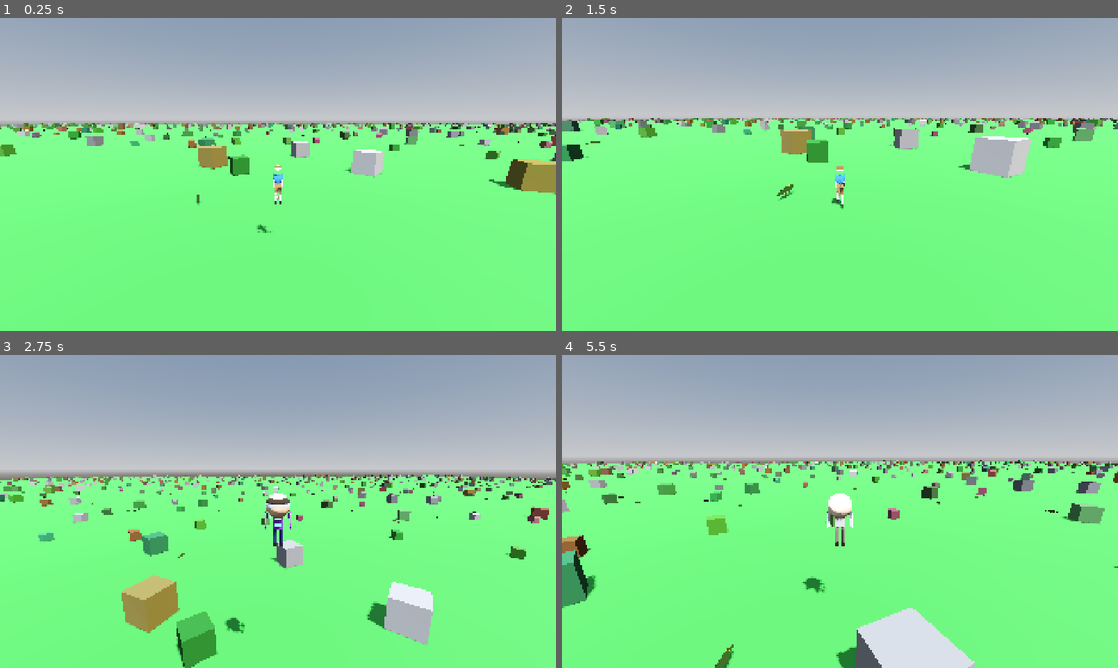
Above: before the commit, frames 1-4 (two rows, left to right).
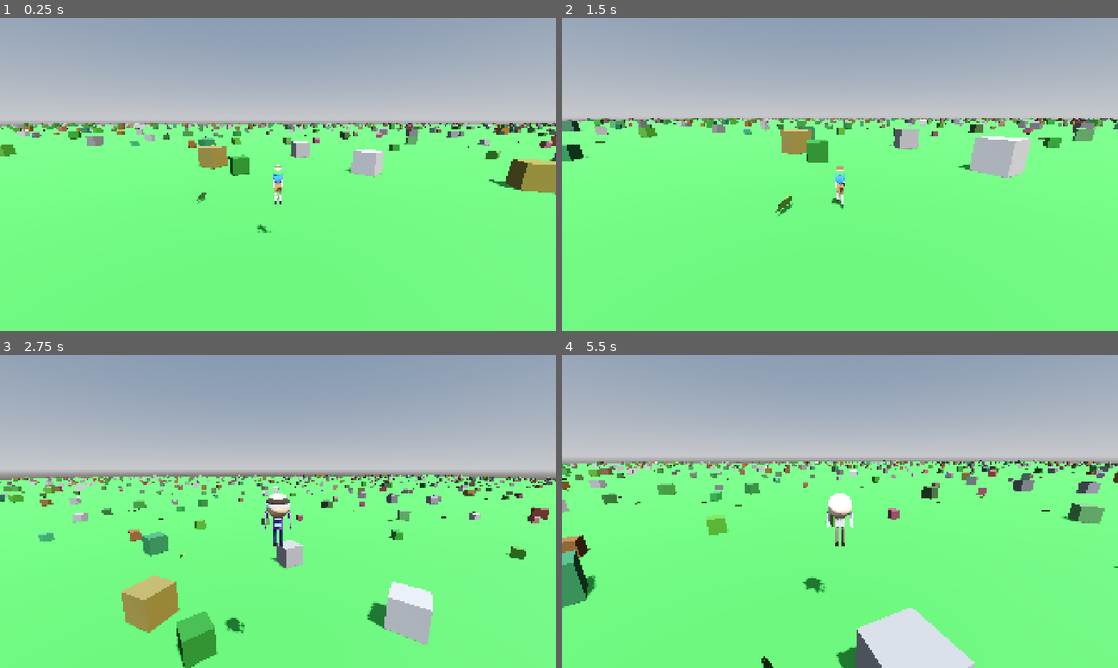
Above: after the commit, the same moments.

Repository: korjavin/godot-test1
Game: Godot game, scene res://scenes/main.tscn
Same seed, same stepped clock (60 frames per second), same inputs: the game is played once before the commit and once after it.
Inputs (mouse positions are in pixels of both pictures, inside the frame that each line leads up to):
- Up to frame 1 (0.25 s): no input
- Up to frame 2 (1.5 s): move the mouse to (867, 174) at 0.52 s; hold Ctrl (duck) 0.53-1.28 s; hold W (move_forward) from 0.53 s (still down); tap Space (jump) at 0.77 s; move the mouse to (812, 174) at 1.27 s; tap Shift (run) at 1.35 s
- Up to frame 3 (2.75 s): keep holding W (move_forward); tap Space (jump) at 1.52 s; move the mouse to (289, 505) at 2.02 s; hold E (switch_character) from 2.03 s (still down)
- Up to frame 4 (5.5 s): keep holding W (move_forward); move the mouse to (834, 517) at 2.77 s; release E (switch_character) at 2.78 s; tap Ctrl (duck) at 2.85 s; tap Space (jump) at 3.02, 3.77, 4.52 s; move the mouse to (878, 514) at 3.52 s; hold Shift (run) 3.53-4.28 s; move the mouse to (795, 508) at 4.27 s; tap E (switch_character) at 4.35 s; move the mouse to (845, 511) at 5.02 s; hold Ctrl (duck) from 5.03 s (still down)

The runs differ from the first frame. In frame 1, less than 0.1% of the frame differs, in the area x 0-86%, y 34-60%; in frame 2, 0.2%; in frame 3, less than 0.1%; in frame 4, 0.3%, in the area x 0-90%, y 34-100%.

Commit message:
Fix piglet crocodile movement: ensure head-forward movement

Diff:
--- a/scripts/piglet_crocodile_ai.gd
+++ b/scripts/piglet_crocodile_ai.gd
@@ -2,19 +2,27 @@
 ## Piglet Crocodile NPC AI
 ##
 ## This script controls the behavior of hostile piglet crocodiles.
-## They wander randomly and are fatal to the player on collision.
+## They wander randomly but will chase the player when detected.
 ##
 ## Behavior:
 ## - Random wandering with periodic direction changes
-## - Slow to medium movement speed
+## - Detection radius: can "smell" the player within range
+## - Chase mode: pursues player at increased speed when detected
+## - Returns to wandering when player escapes detection range
 ## - Fatal collision with player (resets player position)
 
 # ============================================================================
 # CONSTANTS
 # ============================================================================
 
-## Movement speed in meters per second
+## Movement speed in meters per second (wandering)
 const MOVE_SPEED: float = 2.5
+
+## Chase speed when pursuing player (faster)
+const CHASE_SPEED: float = 3.5
+
+## Detection radius - distance at which crocodile can "smell" the player
+const DETECTION_RADIUS: float = 15.0
 
 ## Time between direction changes (in seconds)
 const DIRECTION_CHANGE_INTERVAL: float = 4.0
@@ -40,6 +48,12 @@
 
 ## Pause time remaining
 var pause_time_remaining: float = 0.0
+
+## Is the crocodile currently chasing the player?
+var is_chasing: bool = false
+
+## Reference to the player node
+var player_node: Node3D = null
 
 ## Random number generator for movement
 var rng: RandomNumberGenerator = RandomNumberGenerator.new()
@@ -62,6 +76,9 @@
 
 	# Start with a random offset to avoid all crocodiles changing direction at once
 	time_since_direction_change = randf() * DIRECTION_CHANGE_INTERVAL
+
+	# Find the player node (defer to allow scene to fully load)
+	call_deferred("_find_player")
 
 
 func _physics_process(delta: float) -> void:
@@ -83,25 +100,87 @@
 		move_and_slide()
 		return
 
+	# Check if player is in detection range
+	_update_chase_state()
+
+	# Choose movement behavior based on state
+	if is_chasing and player_node:
+		# Chase the player
+		_chase_player()
+	else:
+		# Wander randomly
+		_wander(delta)
+
+	# Rotate to face movement direction
+	if movement_direction.length() > 0.1:
+		var target_rotation = atan2(movement_direction.x, movement_direction.z)
+		rotation.y = lerp_angle(rotation.y, target_rotation, delta * 5.0)
+
+		# Apply movement based on facing direction (prevents sliding sideways)
+		var current_speed = CHASE_SPEED if is_chasing else MOVE_SPEED
+		velocity.x = sin(rotation.y) * current_speed
+		velocity.z = cos(rotation.y) * current_speed
+	else:
+		velocity.x = 0.0
+		velocity.z = 0.0
+
+	# Move and handle collisions
+	move_and_slide()
+
+	# Check for player collision
+	_check_player_collision()
+
+
+# ============================================================================
+# DETECTION AND CHASE METHODS
+# ============================================================================
+
+func _find_player() -> void:
+	"""Find and store reference to the player node."""
+	var players = get_tree().get_nodes_in_group("player")
+	if players.size() > 0:
+		player_node = players[0]
+
+
+func _update_chase_state() -> void:
+	"""Check distance to player and update chase state."""
+	if not player_node:
+		is_chasing = false
+		return
+
+	# Calculate distance to player
+	var distance_to_player = global_position.distance_to(player_node.global_position)
+
+	# Update chase state based on detection radius
+	if distance_to_player <= DETECTION_RADIUS:
+		if not is_chasing:
+			# Just started chasing
+			is_chasing = true
+	else:
+		if is_chasing:
+			# Lost the player
+			is_chasing = false
+			# Choose new random direction
+			_choose_new_direction()
+
+
+func _chase_player() -> void:
+	"""Set movement direction toward the player."""
+	if not player_node:
+		return
+
+	# Calculate direction to player (on XZ plane)
+	var direction_to_player = player_node.global_position - global_position
+	direction_to_player.y = 0  # Keep movement on horizontal plane
+	movement_direction = direction_to_player.normalized()
+
+
+func _wander(delta: float) -> void:
+	"""Handle random wandering behavior."""
 	# Update direction change timer
 	time_since_direction_change += delta
 	if time_since_direction_change >= DIRECTION_CHANGE_INTERVAL:
 		_pause_and_change_direction()
-
-	# Apply movement
-	velocity.x = movement_direction.x * MOVE_SPEED
-	velocity.z = movement_direction.z * MOVE_SPEED
-
-	# Rotate to face movement direction
-	if movement_direction.length() > 0.1:
-		var target_rotation = atan2(movement_direction.x, movement_direction.z)
-		rotation.y = lerp_angle(rotation.y, target_rotation, delta * 5.0)
-
-	# Move and handle collisions
-	move_and_slide()
-
-	# Check for player collision
-	_check_player_collision()
 
 
 # ============================================================================
